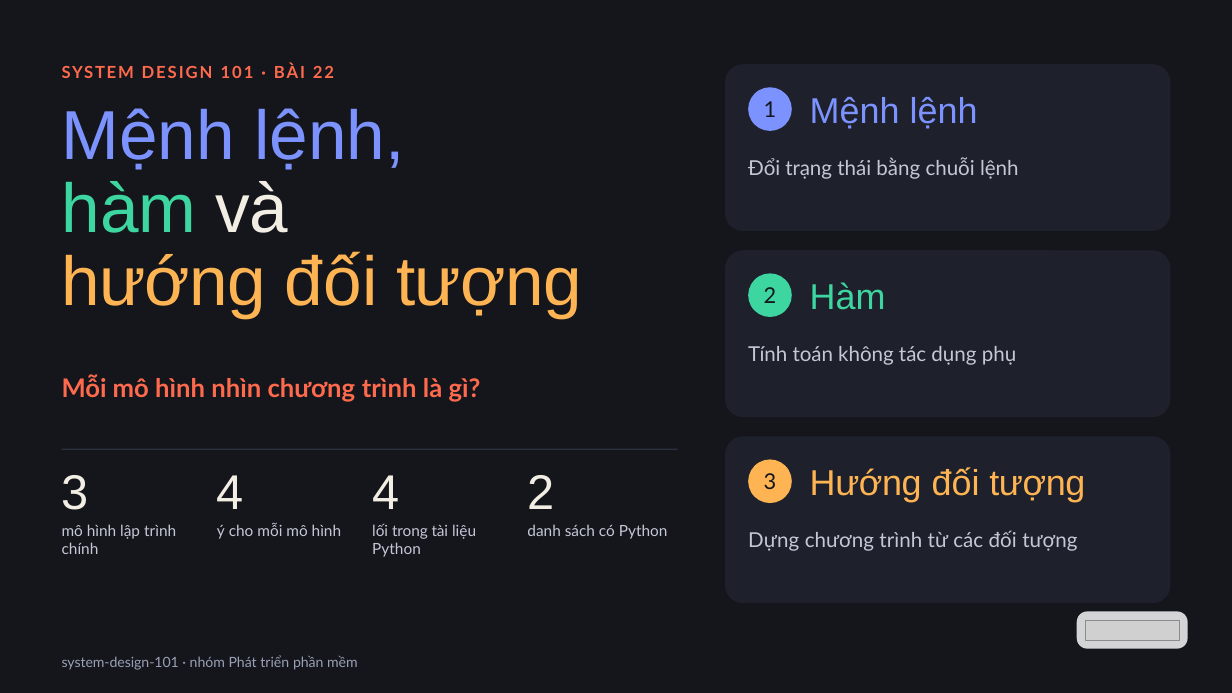
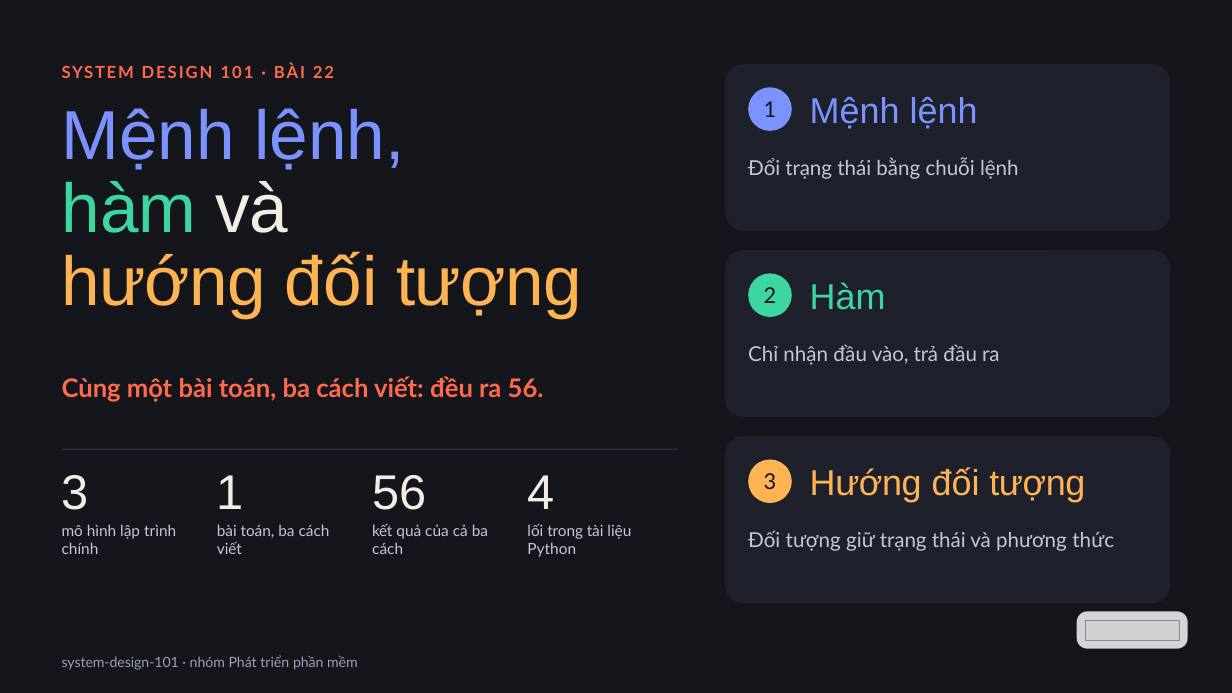
Before and after one commit to vohoailinh90/tool-marketing-studio, a slide deck: slide 1 of system-design-101/vi/lessons/sd-10-022/slides/sd-10-022.pptx. Drawn at 1232x693 pixels with LibreOffice and Linux fonts; fonts in the diff are those of the drawing; grey boxes stand for pictures. Boxes give left, top, right and bottom in pixels: in the first picture for what was removed or moved away, otherwise in the second. Text is boxed around its words. In the diff, an @@ line names an element or a change of style, - is before the commit and + after.

```diff
--- a/system-design-101/vi/lessons/sd-10-022/slides/sd-10-022.pptx
+++ b/system-design-101/vi/lessons/sd-10-022/slides/sd-10-022.pptx
@@ text at <box>748,344,999,365</box>: text changed @@
-Tính toán không tác dụng phụ
+Chỉ nhận đầu vào, trả đầu ra
@@ text at <box>62,376,544,402</box>: text changed @@
-Mỗi mô hình nhìn chương trình là gì?
+Cùng một bài toán, ba cách viết: đều ra 56.
@@ text at <box>217,475,244,509</box>: text changed @@
-4
+1
@@ text added at <box>372,475,426,510</box>, 57 pt, text #F3EEE3 @@
+56
@@ text "4": place and size @@
-text "4" at <box>372,475,399,509</box>
+text "4" at <box>527,475,554,509</box>
@@ text removed at <box>527,475,554,509</box> @@
-2
@@ text at <box>217,524,330,554</box>: text changed @@
-ý cho mỗi mô hình
+bài toán, ba cách viết
@@ text added at <box>372,524,488,554</box>, 18 pt, text #C4C8D6 @@
+kết quả của cả ba cách
@@ text "lối trong tài liệu Python": place and size @@
-text "lối trong tài liệu Python" at <box>372,524,476,557</box>
+text "lối trong tài liệu Python" at <box>527,523,631,557</box>
@@ text removed at <box>527,524,668,539</box> @@
-danh sách có Python
@@ text at <box>748,530,1114,551</box>: text changed @@
-Dựng chương trình từ các đối tượng
+Đối tượng giữ trạng thái và phương thức
```
Also in this commit, not shown: 8 other slides changed.
